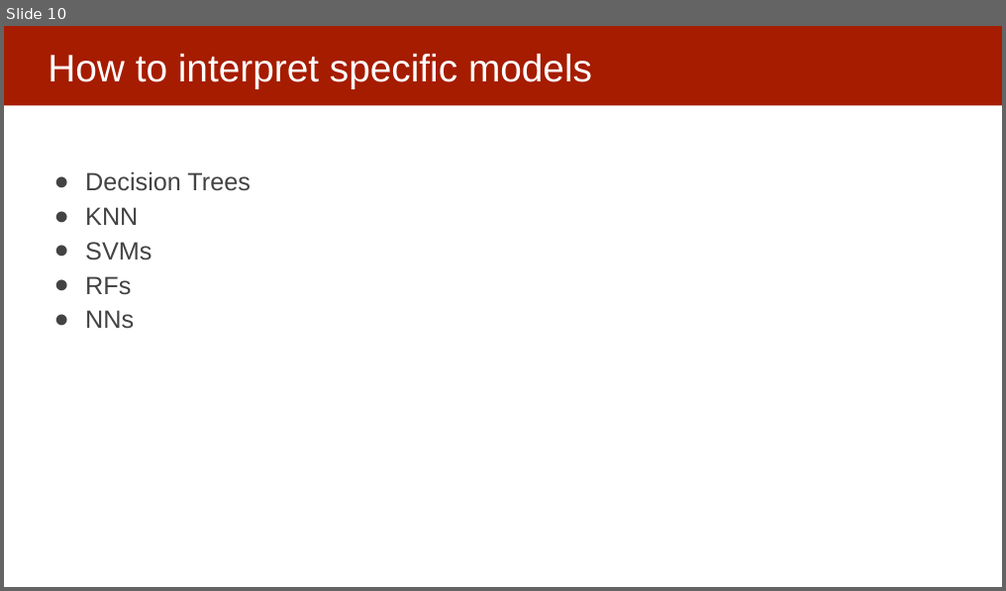
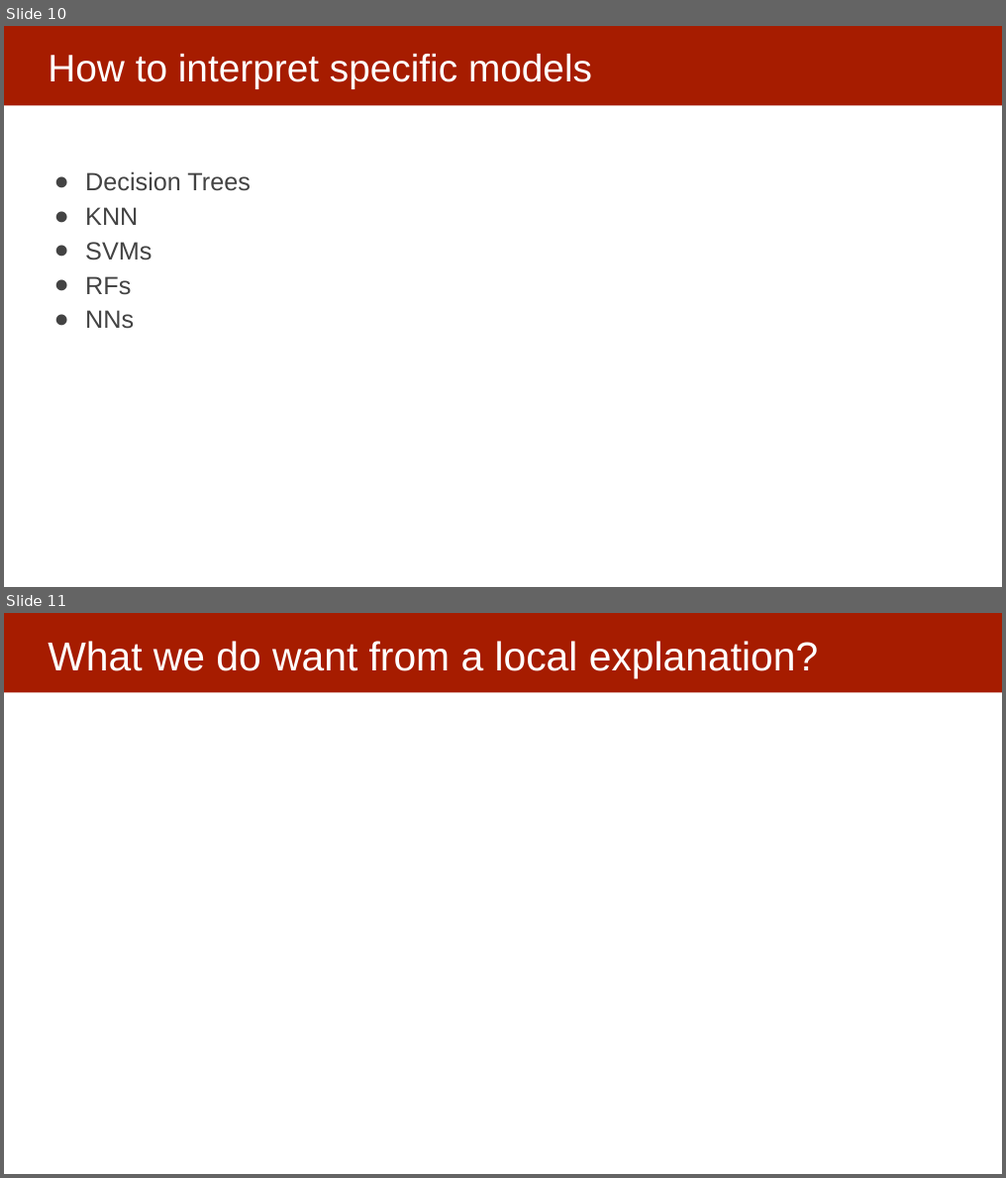
Before and after one commit to dssg/MLinPractice, a slide deck: Lectures/Lecture13-InterpretabilityOverview.pptx. Shown one above the other, each under a label of ours: slide 10 before the commit, slides 10 and 11 after it. The pictures are 1006x591 and 1006x1178 pixels, drawn with LibreOffice and Linux fonts; fonts in the diff are those of the drawing. Boxes give left, top, right and bottom in pixels: in the first picture for what was removed or moved away, otherwise in the second. Text is boxed around its words. In the diff, an @@ line names an element or a change of style, - is before the commit and + after.

```diff
--- a/Lectures/Lecture13-InterpretabilityOverview.pptx
+++ b/Lectures/Lecture13-InterpretabilityOverview.pptx
@@ slide 11 added at box(4, 613, 1002, 1174), background #FFFFFF; not listed: 1 template element that a slide beside it also shows @@
@@ title added at box(48, 641, 818, 678), 38.9 pt, text #FFFFFF @@
+What we do want from a local explanation?
```
Also in this commit, not shown: 1 slide changed, 1 other slide added.
